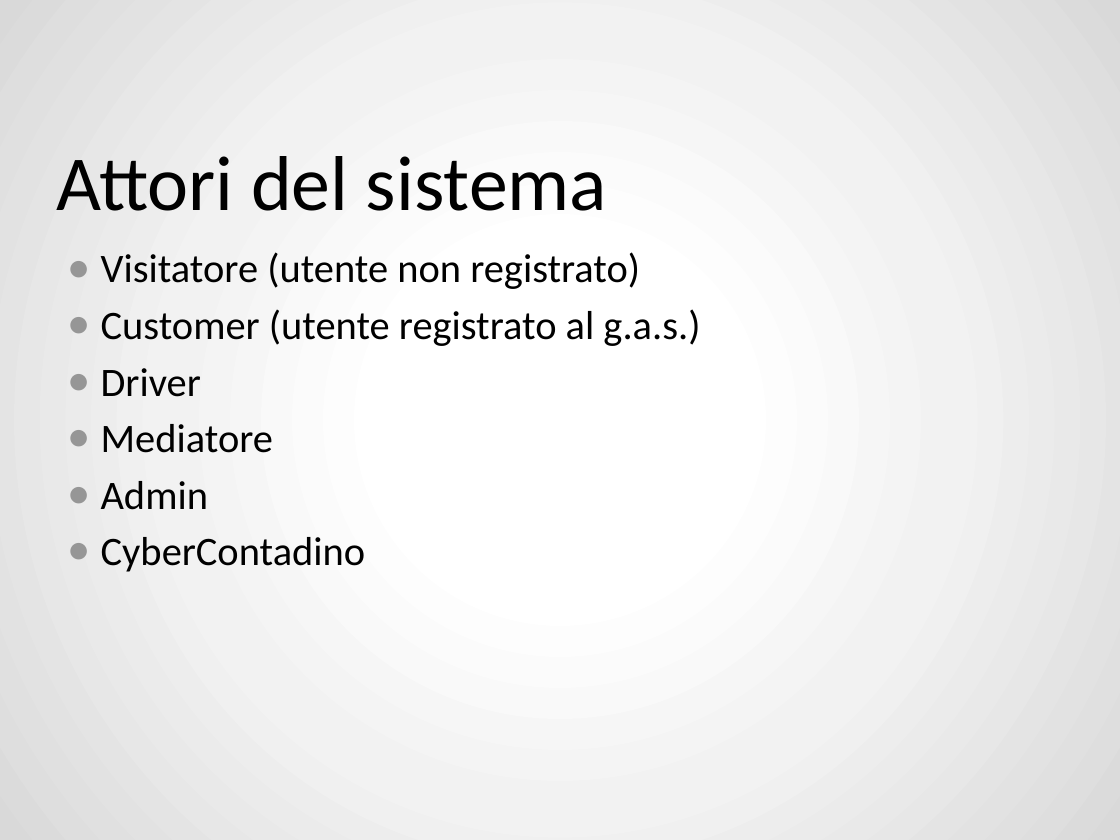
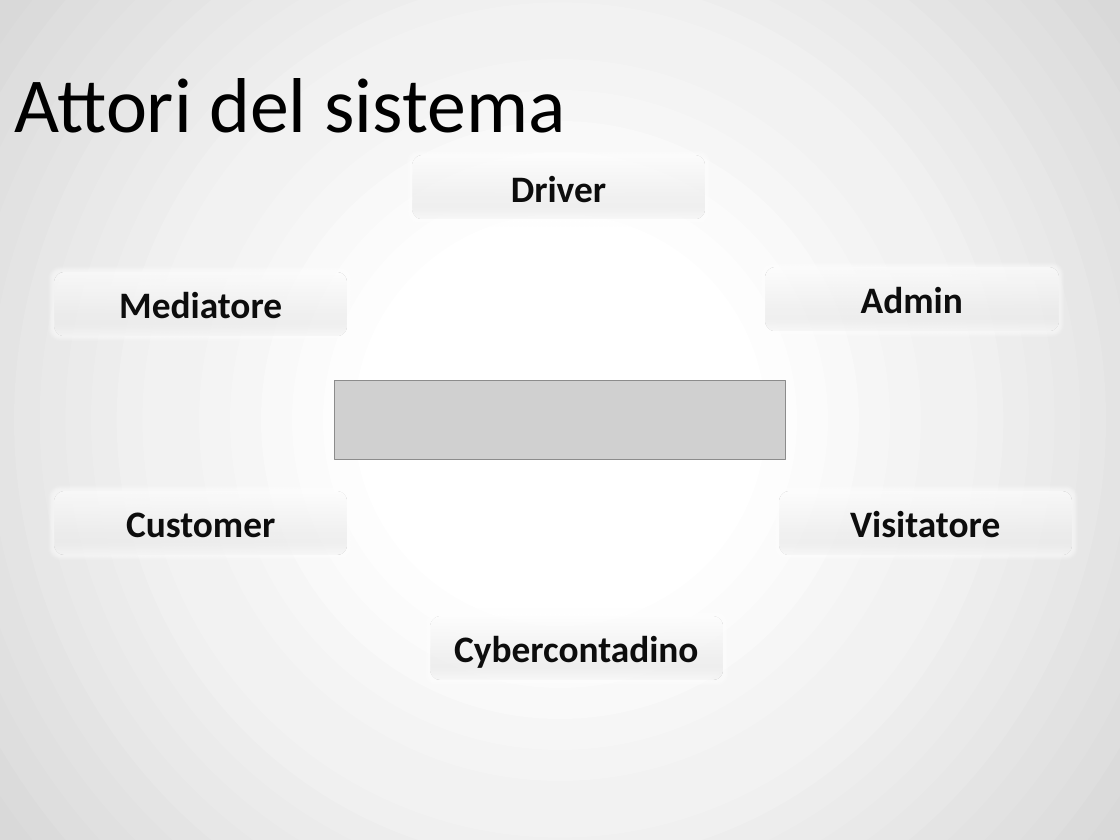
Before and after one commit to ZhangUranus/amicidelgas, a slide deck: slide 3 of SeamAmiciDelGas/risorse_gassose/presentazione_demo/SeamAmiciDelGas - finale.pptx. Drawn at 1120x840 pixels with LibreOffice and Linux fonts; fonts in the diff are those of the drawing; grey boxes stand for pictures; background and template pictures are left out. Boxes give left, top, right and bottom in pixels: in the first picture for what was removed or moved away, otherwise in the second. Text is boxed around its words. In the diff, an @@ line names an element or a change of style, - is before the commit and + after.

```diff
--- a/SeamAmiciDelGas/risorse_gassose/presentazione_demo/SeamAmiciDelGas - finale.pptx
+++ b/SeamAmiciDelGas/risorse_gassose/presentazione_demo/SeamAmiciDelGas - finale.pptx
@@ title "Attori del sistema": place and size @@
-title "Attori del sistema" at <box>56,156,607,211</box>
+title "Attori del sistema" at <box>14,78,565,133</box>
@@ rounded rectangle added at <box>412,156,704,218</box>, fill gradient #FFFFFF to #E5E5E5 to #E7E7E7 to #F4F4F4, 24 pt, text #0D0D0D, bold @@
+Driver
@@ text removed at <box>101,252,700,572</box> @@
-● Visitatore (utente non registrato)
-● Customer (utente registrato al g.a.s.)
-● Driver
-● Mediatore
-● Admin
-● CyberContadino
@@ text added at <box>119,291,282,319</box>, 24 pt, text #0D0D0D, bold @@
+Mediatore
@@ text added at <box>861,286,963,314</box>, 24 pt, text #0D0D0D, bold @@
+Admin
@@ picture added at <box>335,381,785,460</box> @@
@@ text added at <box>126,512,275,538</box>, 24 pt, text #0D0D0D, bold @@
+Customer
@@ text added at <box>850,511,1000,538</box>, 24 pt, text #0D0D0D, bold @@
+Visitatore
@@ text added at <box>454,635,698,668</box>, 24 pt, text #0D0D0D, bold @@
+Cybercontadino
```
Also in this commit, not shown: 25 other slides changed, 12 slides added, 4 slides removed.
